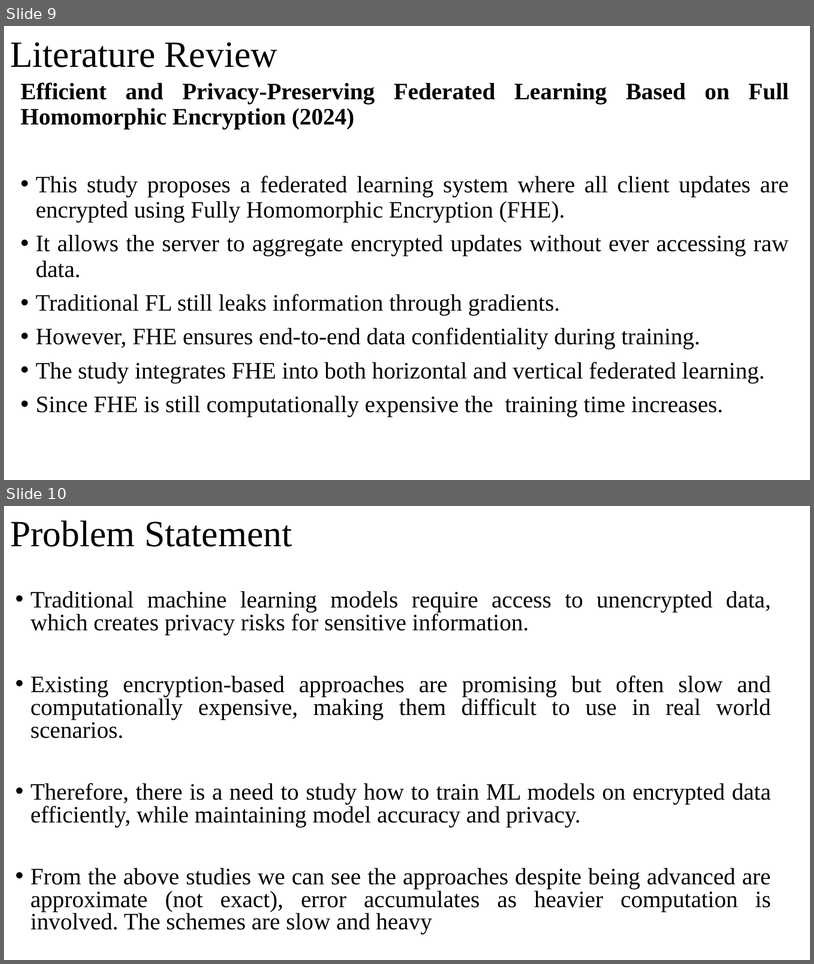
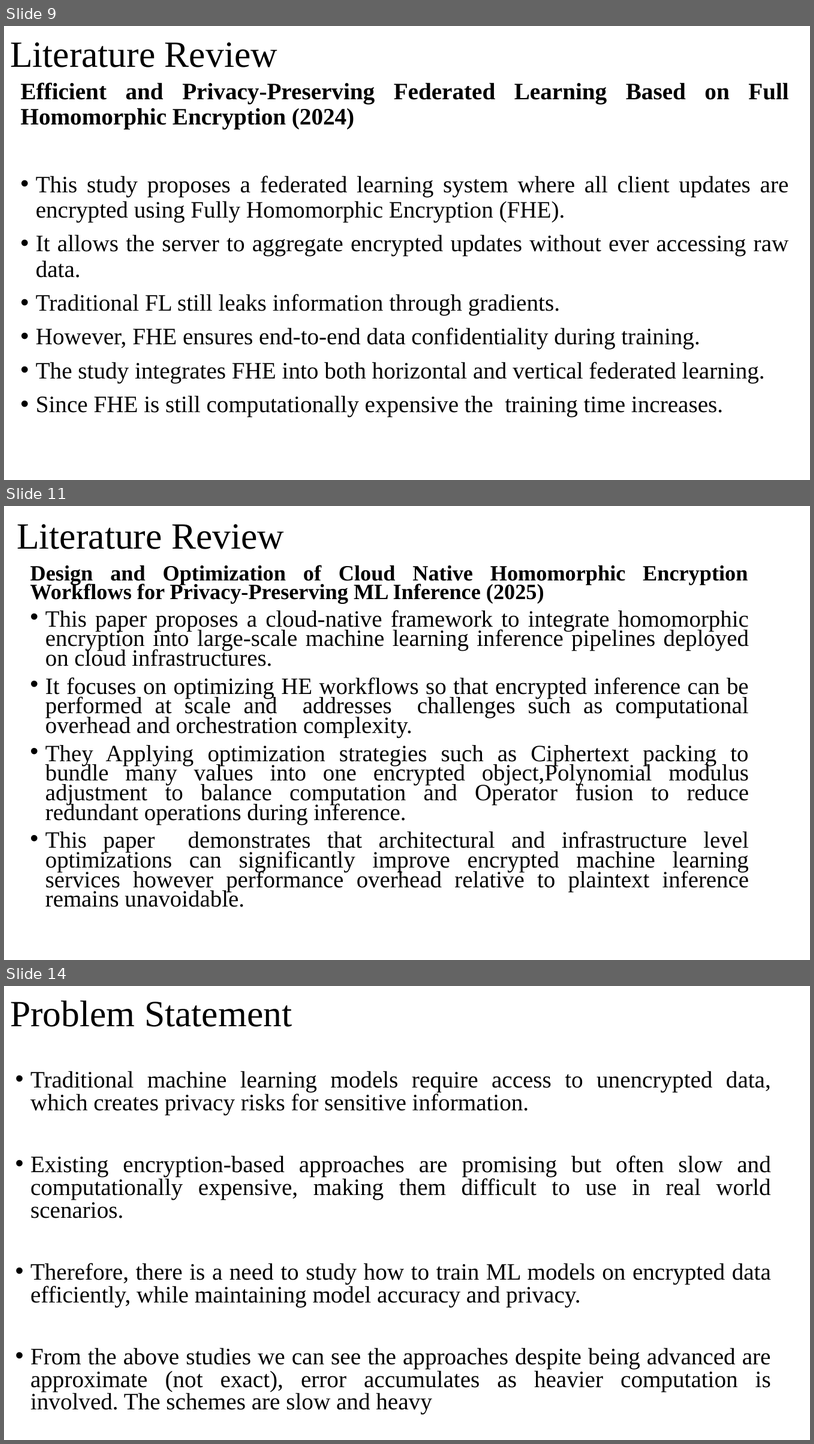
Before and after one commit to pallavi15singh/Privacy-preserving-machine-learning-, a slide deck: pbl (1).pptx. Shown one above the other, each under a label of ours: slides 9 and 10 before the commit, slides 9, 11 and 14 after it; the slides between them are not shown. The pictures are 814x964 and 814x1444 pixels, drawn with LibreOffice and Linux fonts; fonts in the diff are those of the drawing. Boxes give left, top, right and bottom in pixels: in the first picture for what was removed or moved away, otherwise in the second. Text is boxed around its words. In the diff, an @@ line names an element or a change of style, - is before the commit and + after.

```diff
--- a/pbl (1).pptx
+++ b/pbl (1).pptx
@@ slide 11 added at <box>4,506,810,960</box>, background #FFFFFF @@
@@ title added at <box>17,524,284,549</box>, 44 pt, text #000000 @@
+Literature Review
@@ text added at <box>30,565,750,907</box>, 27.8 pt, text #000000 @@
+Design and Optimization of Cloud Native Homomorphic Encryption Workflows for Privacy-Preserving ML Inference (2025)
+• This paper proposes a cloud-native framework to integrate homomorphic encryption into large-scale machine learning inference pipelines deployed on cloud infrastructures.
+• It focuses on optimizing HE workflows so that encrypted inference can be performed at scale and addresses challenges such as computational overhead and orchestration complexity.
+• They Applying optimization strategies such as Ciphertext packing to bundle many values into one encrypted object,Polynomial modulus adjustment to balance computation and Operator fusion to reduce redundant operations during inference.
+• This paper demonstrates that architectural and infrastructure level optimizations can significantly improve encrypted machine learning services however performance overhead relative to plaintext inference remains unavoidable.
@@ what was slide 10 is now slide 14 @@
```
Also in this commit, not shown: 5 other slides added.
